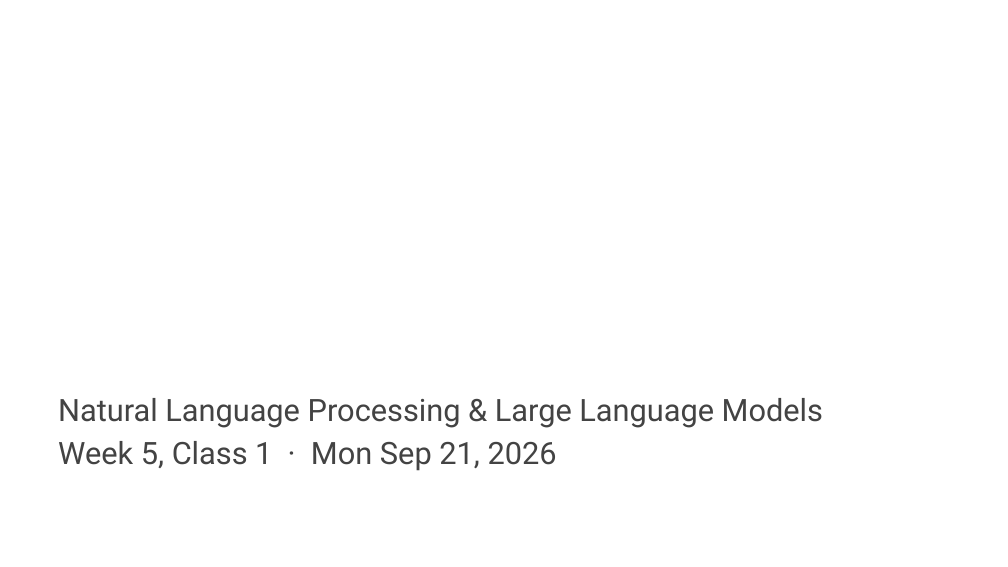
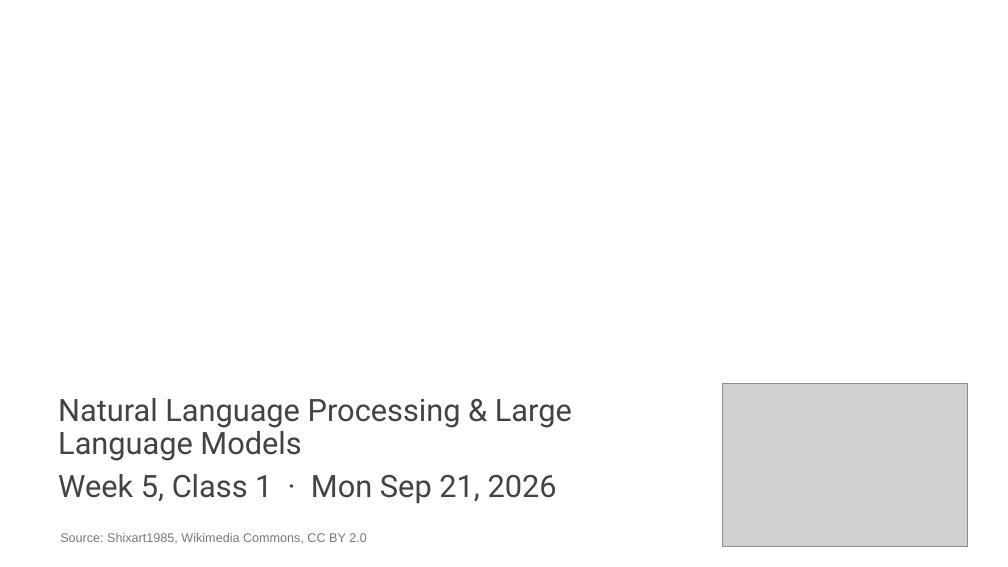
Before and after one commit to edavalosanaya/CSCI3495_NLP_LLMs_Student, a slide deck: slide 1 of weeks/week-05/class-01/lecture/slides.pptx. Drawn at 1008x567 pixels with LibreOffice and Linux fonts; fonts in the diff are those of the drawing; grey boxes stand for pictures; background and template pictures are left out. Boxes give left, top, right and bottom in pixels: in the first picture for what was removed or moved away, otherwise in the second. Text is boxed around its words. In the diff, an @@ line names an element or a change of style, - is before the commit and + after.

Commit message:
Publish course materials (763f0feb)
Generated by scripts/publish_student.py from the source repository at 763f0feb: "W5C1 cover: the pantry photo the slide has always asked for"

```diff
--- a/weeks/week-05/class-01/lecture/slides.pptx
+++ b/weeks/week-05/class-01/lecture/slides.pptx
@@ picture added at (722, 383, 968, 546) @@
@@ subtitle "Natural Language Processing & Large ..." rewrapped from (58, 398, 823, 471) to (58, 398, 572, 504) @@
@@ text added at (60, 533, 367, 544), 9 pt, text #777777 @@
+Source: Shixart1985, Wikimedia Commons, CC BY 2.0
```
Also in this commit, not shown: 5 other files.
